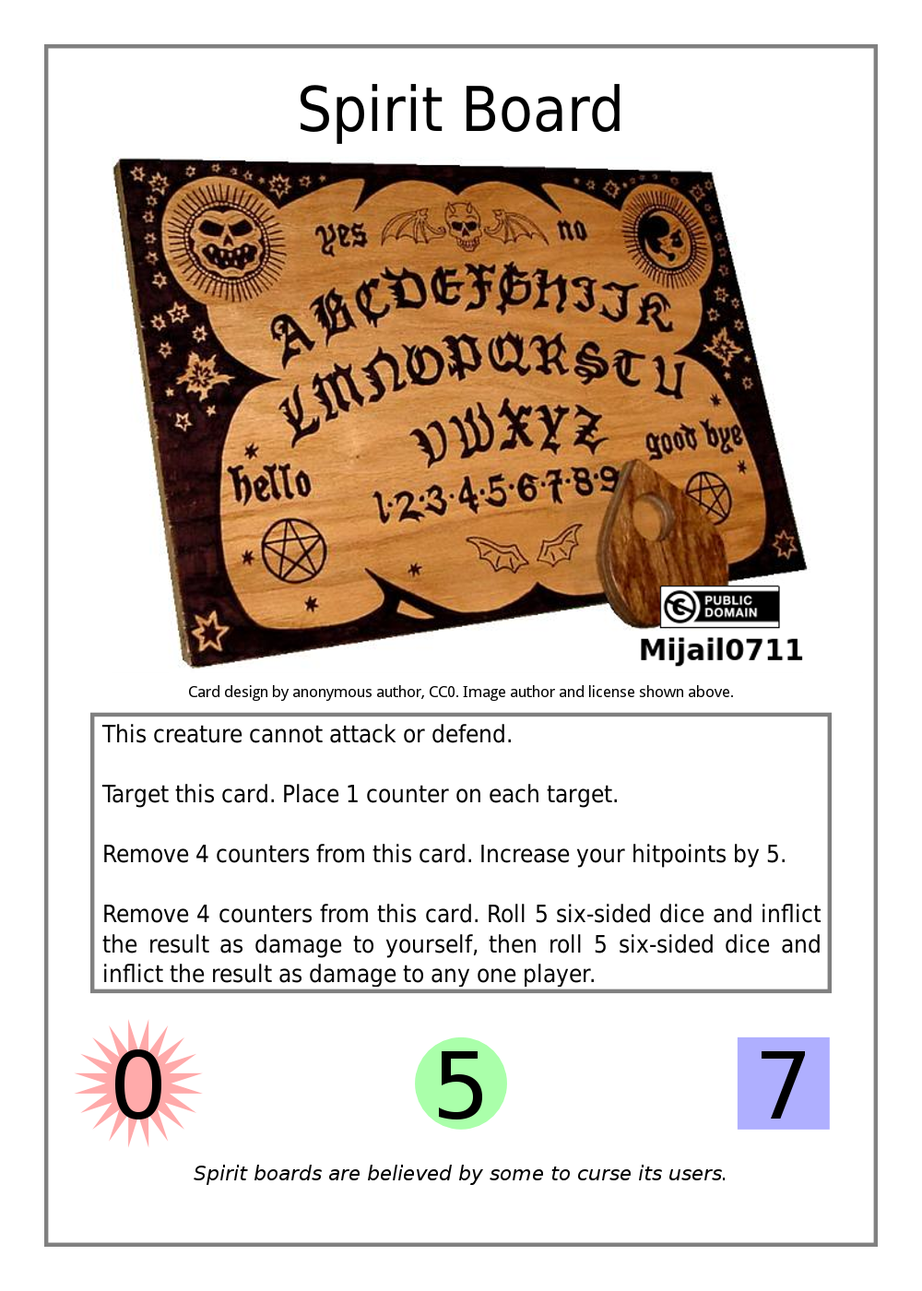
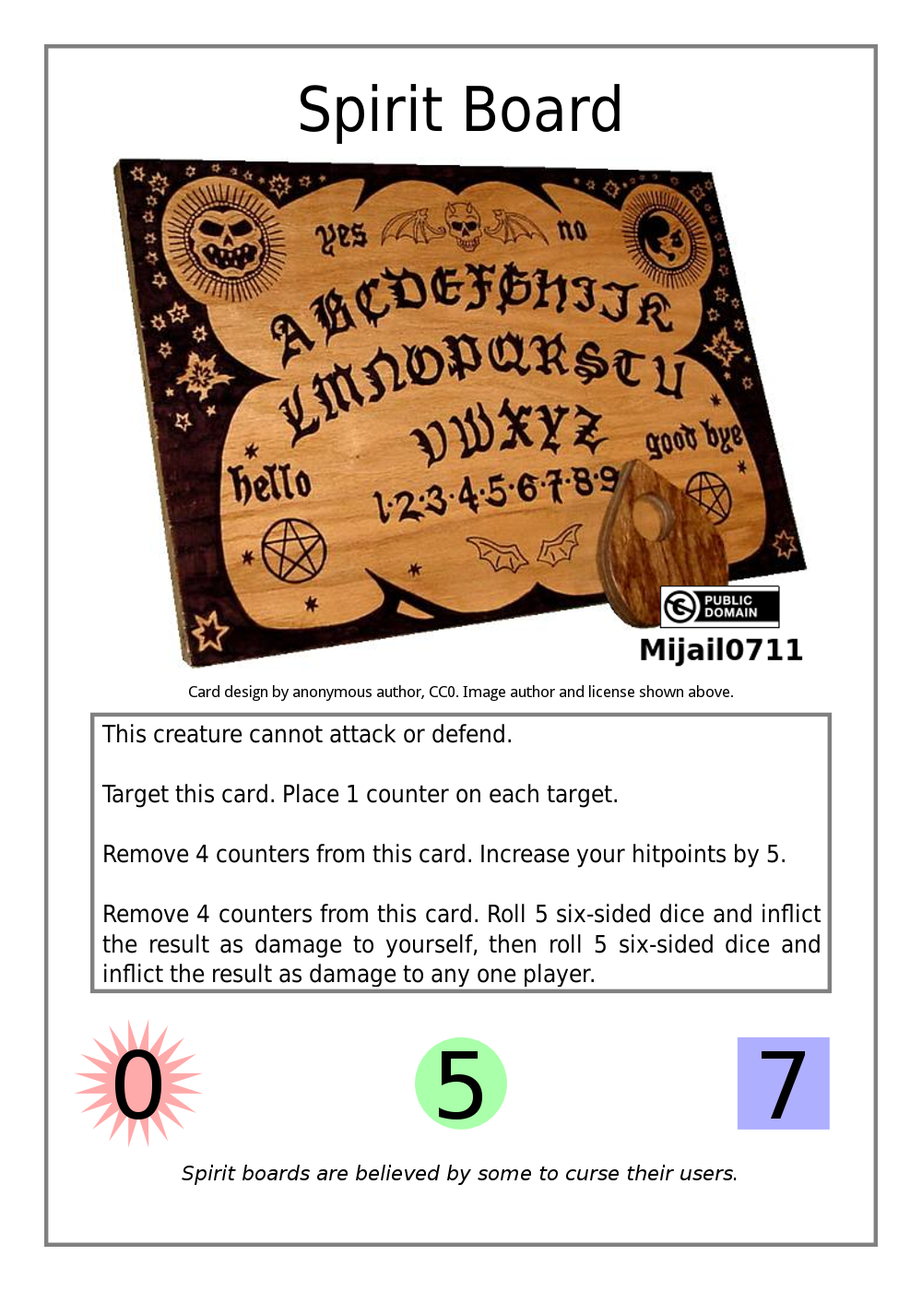
Two versions of the same layered image (922 × 1291). Layer-by-layer changes:
painted on "Flavor Text" over (x1=181, y1=1165, x2=737, y2=1186)
